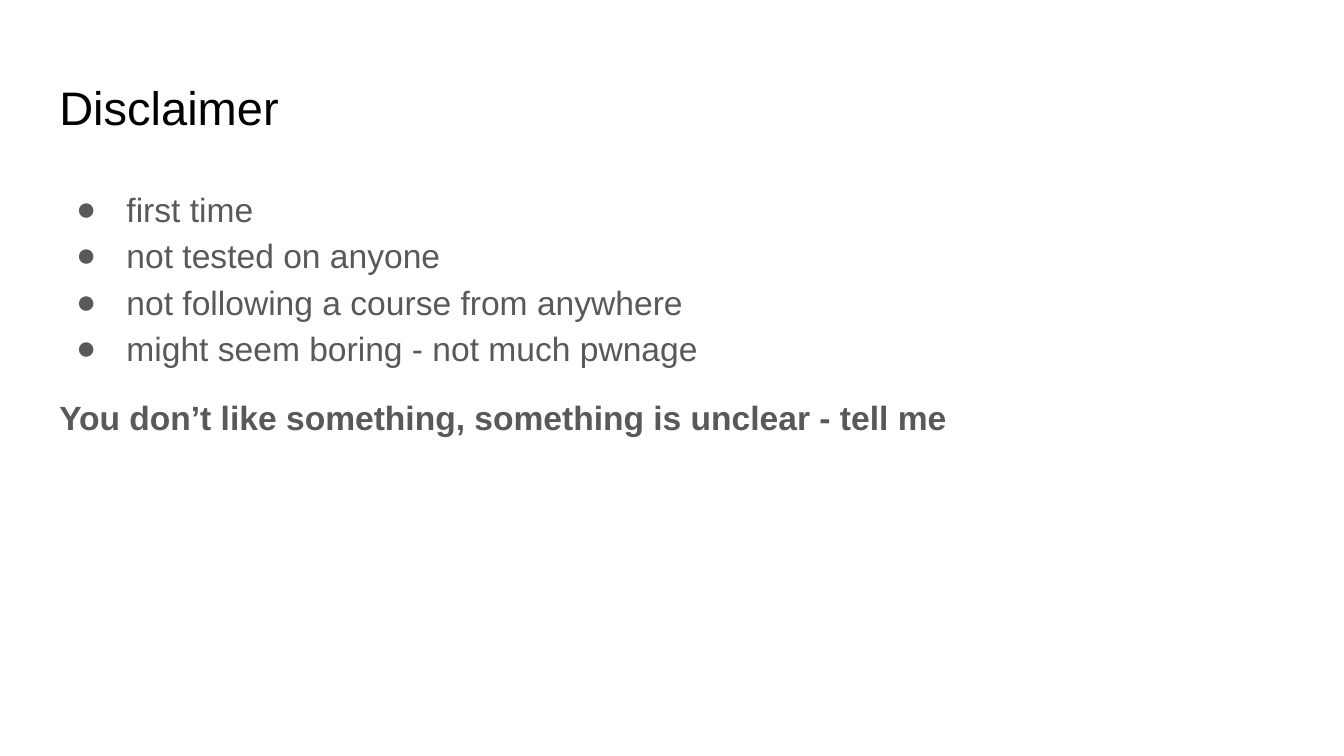
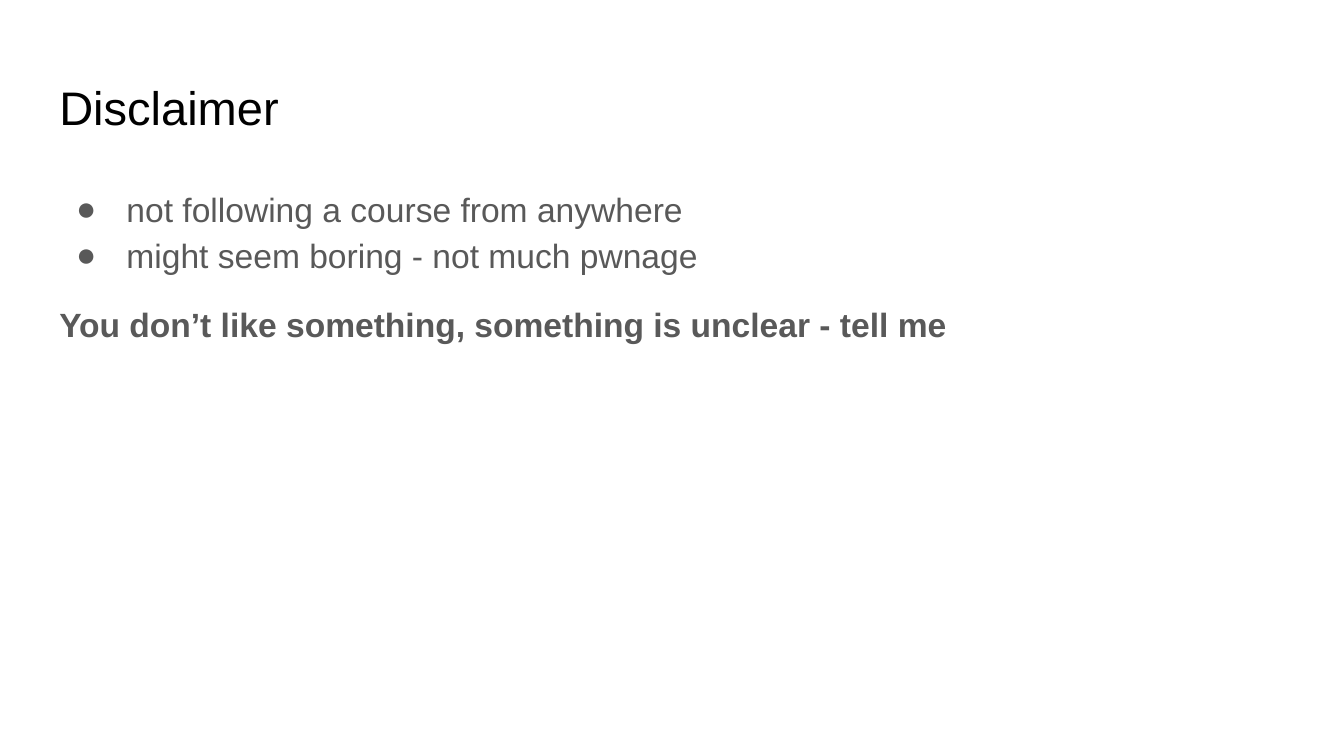
Before and after one commit to security-summer-school/hardware-sec, a slide deck: slide 2 of hardware-computing/slides/Hardware Security.pptx. Drawn at 1344x756 pixels with LibreOffice and Linux fonts; fonts in the diff are those of the drawing. Boxes give left, top, right and bottom in pixels: in the first picture for what was removed or moved away, otherwise in the second. Text is boxed around its words. In the diff, an @@ line names an element or a change of style, - is before the commit and + after.

```diff
--- a/hardware-computing/slides/Hardware Security.pptx
+++ b/hardware-computing/slides/Hardware Security.pptx
@@ text at box(126, 197, 440, 274): paragraphs removed @@
-● first time
-● not tested on anyone
```
Also in this commit, not shown: 5 other slides changed, 3 slides added, 17 other files.
